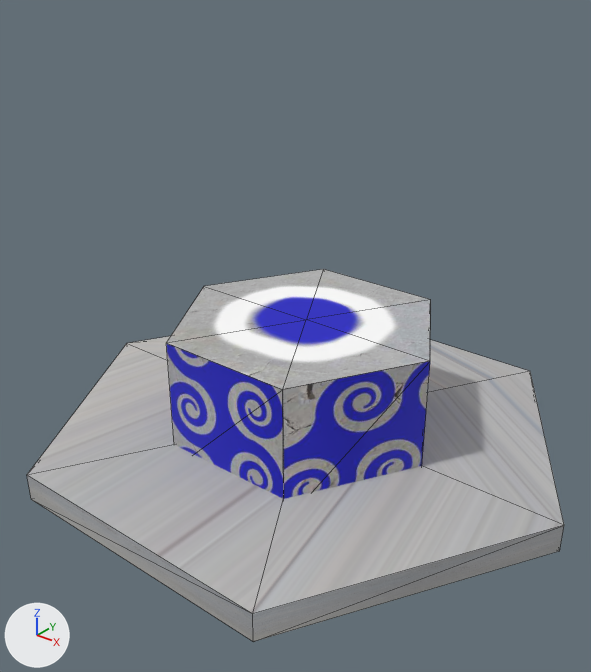
An edit to the FBX model Assets/Models/BaseBlue.FBX, drawn before and after from the same camera.
Rendered twice from a 50 mm lens placed at (32.2, -41.4, 34.1), pointed at (0.8, -2.2, 9.8). The lights are fixed; the arrows at lower left show +X, +Y and +Z. Mesh edges are drawn as thin lines. Where no turn or scale is listed for an object, it has been applied to the vertices.

Before the edit, the objects in view are built like this:
```python
me_mesh = bpy.data.meshes.new('Mesh')
me_mesh.from_pydata(...)  # a 6-sided cylinder along z spanning x -20.0..20.0, y -17.3..17.3, z 0.0..2.0
me_mesh.materials.append(mat_01___default)  # picture img_medieval_stone_blocks_surface_from_athen_5_20131010_1428119577_jpg
me_mesh_001 = bpy.data.meshes.new('Mesh.001')
me_mesh_001.from_pydata(...)  # a 6-sided cylinder along z spanning x -10.0..10.0, y -8.7..8.7, z 0.0..10.0
me_mesh_001.materials.append(mat_02___default)  # picture img_newbasebluetexture01_jpg
ob_cylinder001 = bpy.data.objects.new('Cylinder001', me_mesh)
ob_cylinder001.location = (0.0, 0.0, 0.0)
ob_cylinder002 = bpy.data.objects.new('Cylinder002', me_mesh_001)
ob_cylinder002.location = (0.0, 0.0, 0.0)
```
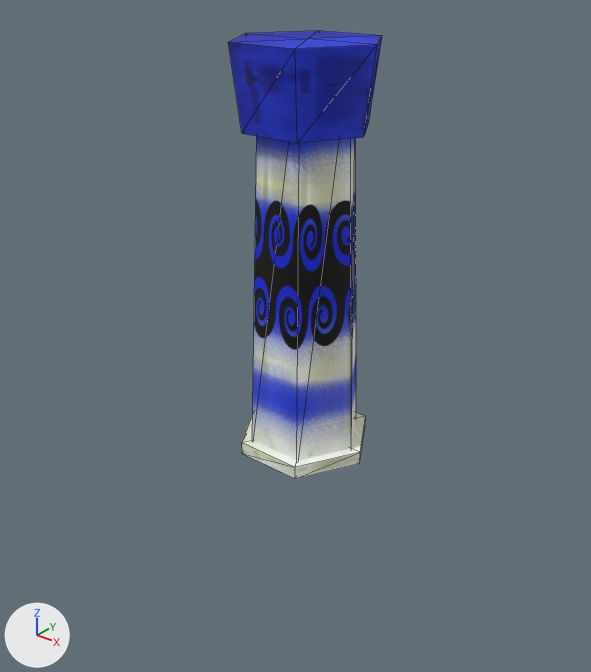
Location of each change, [x1, y1, x2, y2] in pixels of the pictures (591 x 672 px):
'Cylinder001', recoloured, mesh rescaled: before [27, 336, 564, 642]; after [242, 413, 365, 479]
'Cylinder002', recoloured, reshaped, moved: before [166, 269, 431, 499]; after [228, 31, 382, 143]
'Cylinder003', added: after [252, 136, 356, 460]

Patch to the scene script:
```diff
--- a/Assets/Models/BaseBlue.FBX.py
+++ b/Assets/Models/BaseBlue.FBX.py
@@ me_mesh @@
 me_mesh.from_pydata(...)  # 14 vertices, 24 faces; spans x -20.0..20.0, y -17.3..17.3, z 0.0..2.0
-me_mesh.materials.append(mat_01___default)  # picture img_medieval_stone_blocks_surface_from_athen_5_20131010_1428119577_jpg
+# me_mesh part 2: the whole mesh is scaled about the mesh origin by (0.25, 0.25, 0.5)
+me_mesh.materials.append(mat_columnstop)  # picture img_marble001_jpg
@@ me_mesh_001 @@
 me_mesh_001.from_pydata(...)  # 14 vertices, 24 faces; spans x -10.0..10.0, y -8.7..8.7, z 0.0..10.0
-me_mesh_001.vertices[1].co = (10.0, 0.0, 0.0)
-me_mesh_001.vertices[2].co = (5.0, 8.7, 0.0)
-me_mesh_001.vertices[3].co = (-5.0, 8.7, 0.0)
-me_mesh_001.vertices[4].co = (-10.0, 0.0, 0.0)
-me_mesh_001.vertices[5].co = (-5.0, -8.7, 0.0)
-me_mesh_001.vertices[6].co = (5.0, -8.7, 0.0)
-me_mesh_001.vertices[7].co = (10.0, 0.0, 10.0)  # pixel (430, 361)
-me_mesh_001.vertices[8].co = (5.0, 8.7, 10.0)  # pixel (430, 299)
-me_mesh_001.vertices[9].co = (-5.0, 8.7, 10.0)  # pixel (323, 269)
-me_mesh_001.vertices[10].co = (-10.0, 0.0, 10.0)  # pixel (203, 286)
-me_mesh_001.vertices[11].co = (-5.0, -8.7, 10.0)  # pixel (166, 342)
-me_mesh_001.vertices[12].co = (5.0, -8.7, 10.0)  # pixel (282, 389)
-me_mesh_001.vertices[13].co = (0.0, 0.0, 10.0)  # pixel (306, 319)
-me_mesh_001.materials.append(mat_02___default)  # picture img_newbasebluetexture01_jpg
+# me_mesh_001 part 1
+me_mesh_001.vertices[1].co = (4.3, 0.0, 0.0)  # pixel (363, 137)
+me_mesh_001.vertices[2].co = (2.2, 3.7, 0.0)  # pixel (368, 122)
+me_mesh_001.vertices[3].co = (-2.2, 3.7, 0.0)
+me_mesh_001.vertices[4].co = (-4.3, 0.0, 0.0)
+me_mesh_001.vertices[5].co = (-2.2, -3.7, 0.0)  # pixel (241, 133)
+me_mesh_001.vertices[6].co = (2.2, -3.7, 0.0)  # pixel (297, 143)
+me_mesh_001.vertices[7].co = (5.0, 0.0, 5.3)  # pixel (377, 44)
+me_mesh_001.vertices[8].co = (2.5, 4.3, 5.3)  # pixel (382, 35)
+me_mesh_001.vertices[9].co = (-2.5, 4.3, 5.3)  # pixel (318, 30)
+me_mesh_001.vertices[10].co = (-5.0, 0.0, 5.3)  # pixel (245, 33)
+me_mesh_001.vertices[11].co = (-2.5, -4.3, 5.3)  # pixel (228, 42)
+me_mesh_001.vertices[12].co = (2.5, -4.3, 5.3)  # pixel (295, 48)
+me_mesh_001.vertices[13].co = (0.0, 0.0, 5.3)  # pixel (307, 38)
+me_mesh_001.materials.append(mat_08___default)  # picture img_verynewbasebluetop_jpg
@@ ob_cylinder002 @@
 ob_cylinder002 = bpy.data.objects.new('Cylinder002', me_mesh_001)
-ob_cylinder002.location = (0.0, 0.0, 0.0)
+ob_cylinder002.location = (0.0, 0.0, 23.35)
@@ ob_cylinder003 @@
+ob_cylinder003 = bpy.data.objects.new('Cylinder003', me_mesh_002)  # a 6-sided cut cone along z (radius 4.2 at the low end, 3.2 at the high end) spanning x -4.2..4.2, y -3.7..3.7, z 0.0..28.3; in mat_07___default (picture img_verynewbaseblue_jpg)
+ob_cylinder003.location = (0.0, 0.0, 0.0)
```
